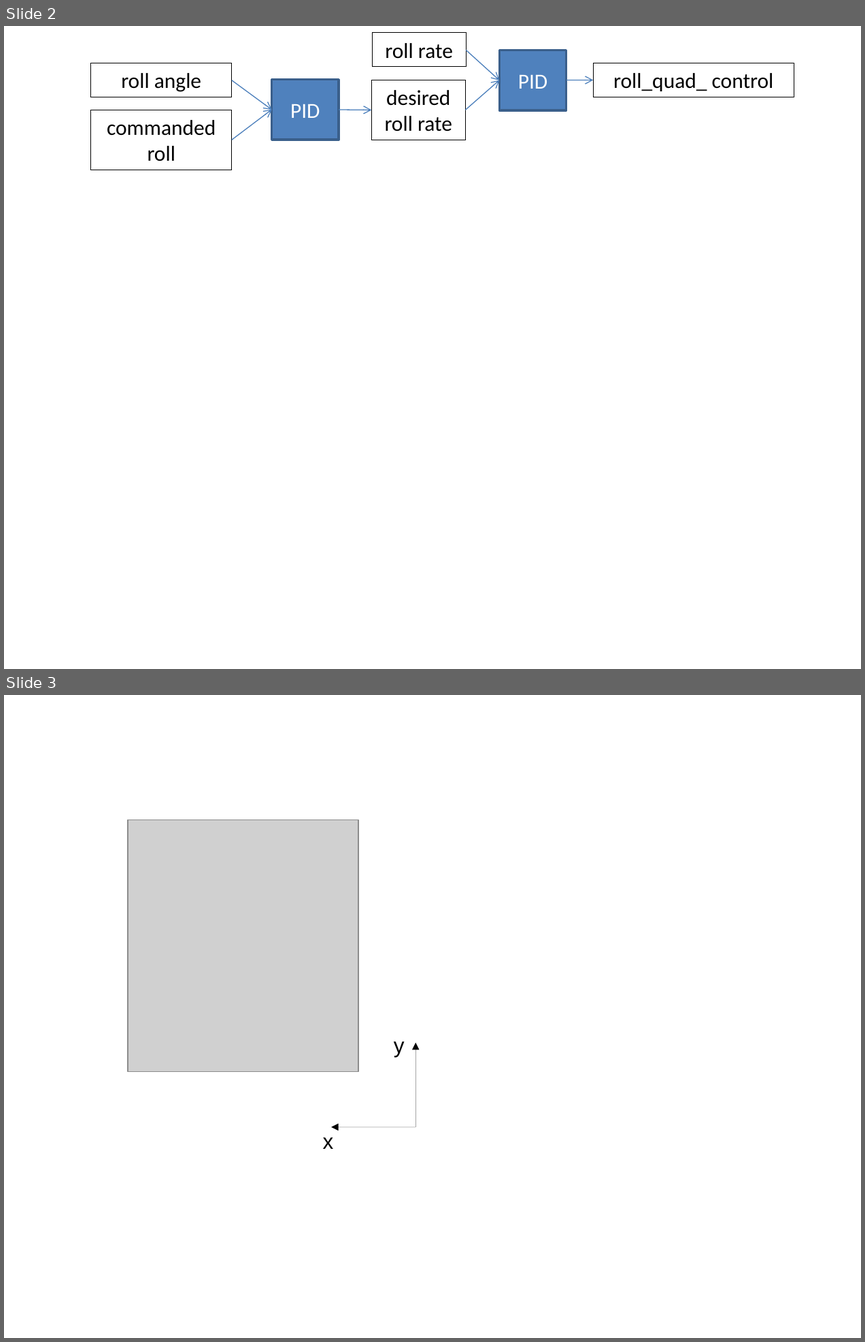
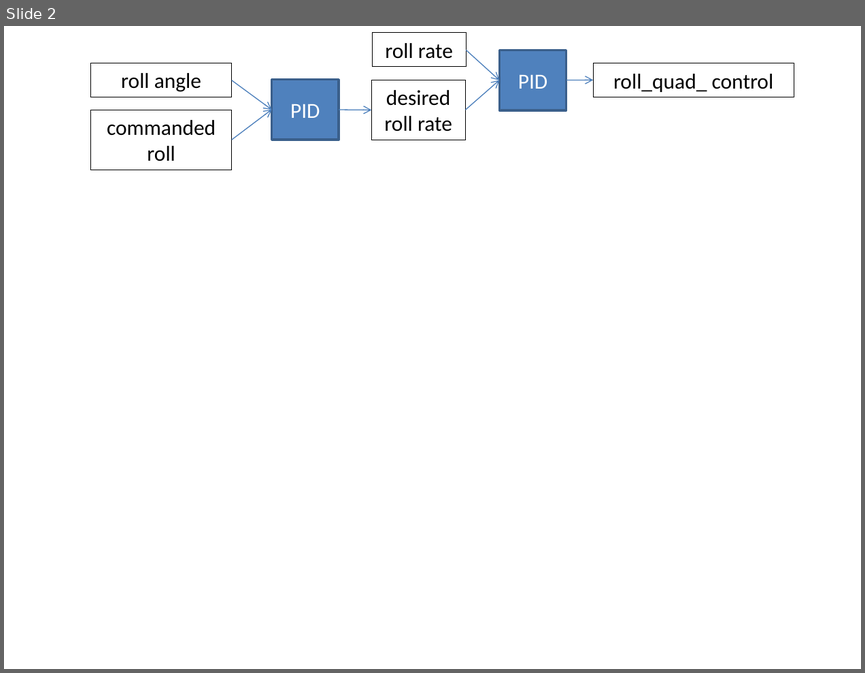
Before and after one commit to SebastienBocquet/ConvertibleUAV, a slide deck: doc/source/figs.pptx. Shown one above the other, each under a label of ours: slides 2 and 3 before the commit, slide 2 after it. The pictures are 865x1342 and 865x673 pixels, drawn with LibreOffice and Linux fonts; fonts in the diff are those of the drawing; grey boxes stand for pictures. Boxes give left, top, right and bottom in pixels: in the first picture for what was removed or moved away, otherwise in the second. Text is boxed around its words. In the diff, an @@ line names an element or a change of style, - is before the commit and + after.

```diff
--- a/doc/source/figs.pptx
+++ b/doc/source/figs.pptx
@@ slide 3 removed at [4,695,861,1338], background #FFFFFF @@
@@ picture removed at [127,820,358,1071] @@
@@ text removed at [394,1041,405,1057] @@
-y
@@ arrow removed from (415, 1127) to (415, 1043) @@
@@ text removed at [323,1137,334,1149] @@
-x
@@ arrow removed from (415, 1127) to (331, 1127) @@
```
Also in this commit, not shown: 3 other slides changed, 1 slide added, 7 other files.
